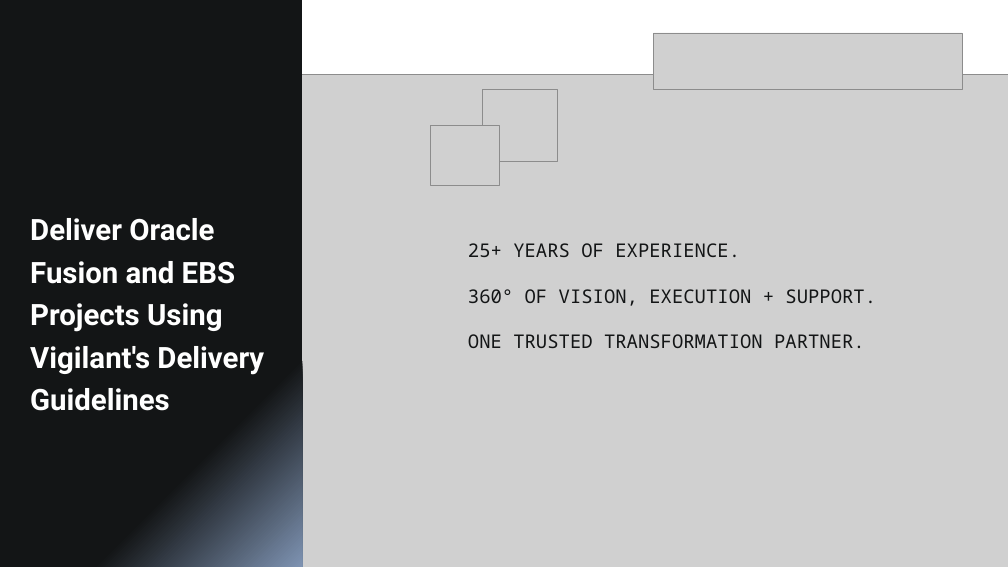
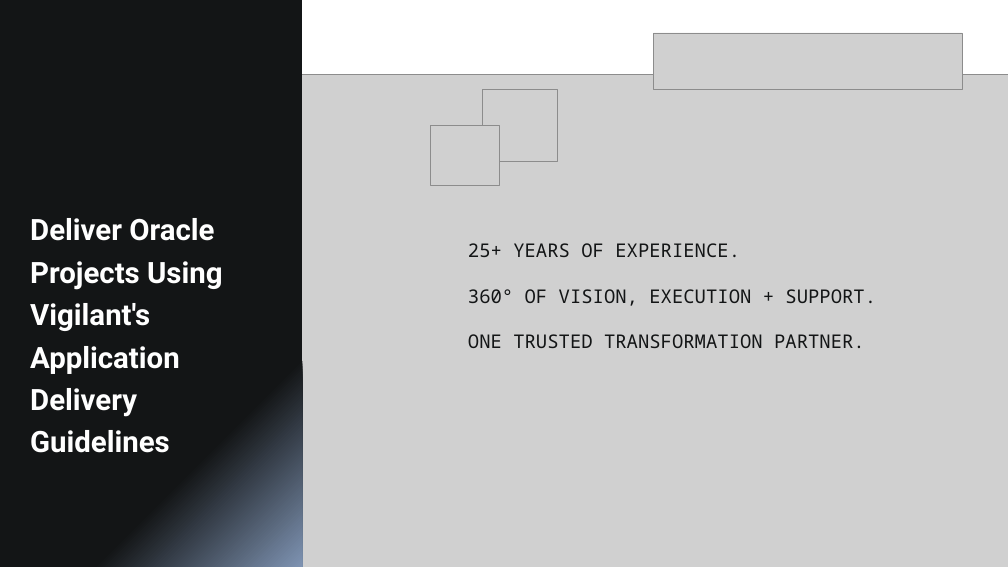
Before and after one commit to ASDPKP0409/vigilant-courses, a slide deck: slide 1 of courses/application-delivery-guidelines/slides.pptx. Drawn at 1008x567 pixels with LibreOffice and Linux fonts; fonts in the diff are those of the drawing; grey boxes stand for pictures; background and template pictures are left out. Boxes give left, top, right and bottom in pixels: in the first picture for what was removed or moved away, otherwise in the second. Text is boxed around its words. In the diff, an @@ line names an element or a change of style, - is before the commit and + after.

Commit message:
publish application-delivery-guidelines

```diff
--- a/courses/application-delivery-guidelines/slides.pptx
+++ b/courses/application-delivery-guidelines/slides.pptx
@@ text at [30,218,222,453]: text changed @@
-Deliver Oracle Fusion and EBS Projects Using Vigilant's Delivery Guidelines
+Deliver Oracle Projects Using Vigilant's Application Delivery Guidelines
```
Also in this commit, not shown: 21 other slides changed, 14 other files.
